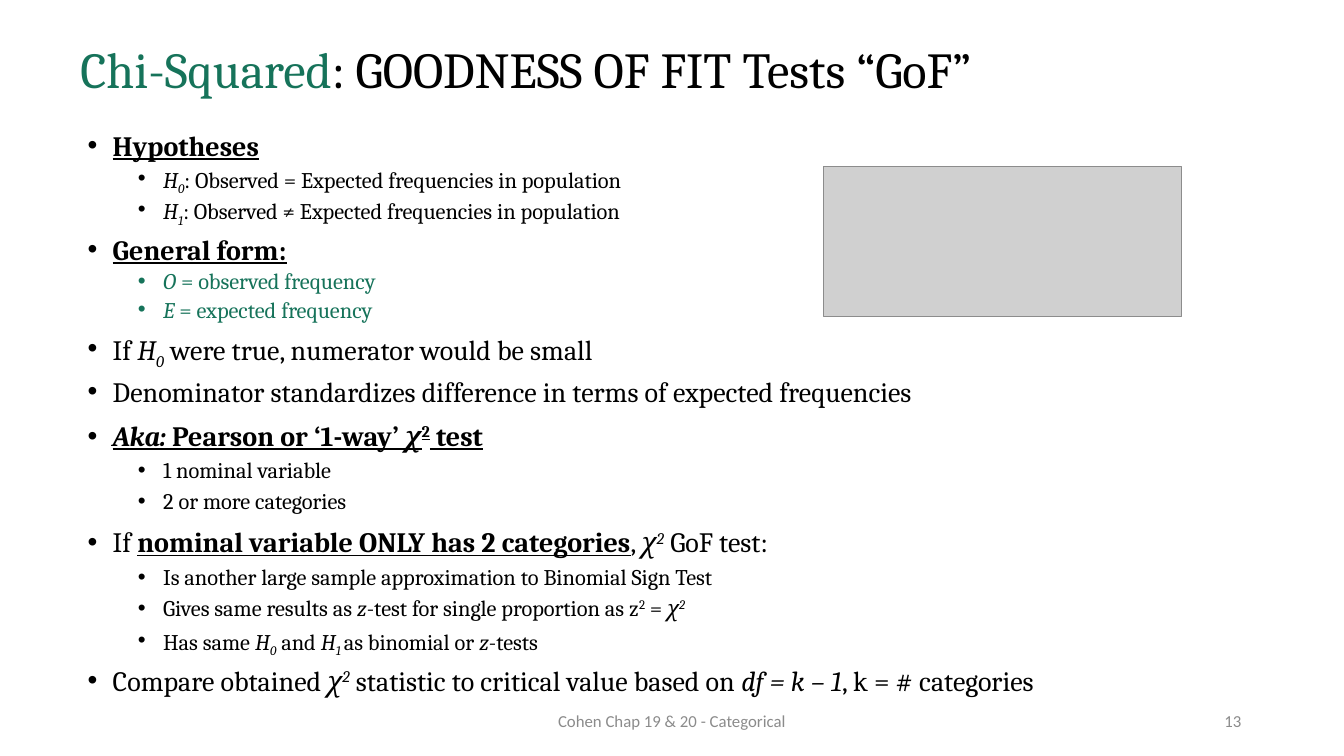
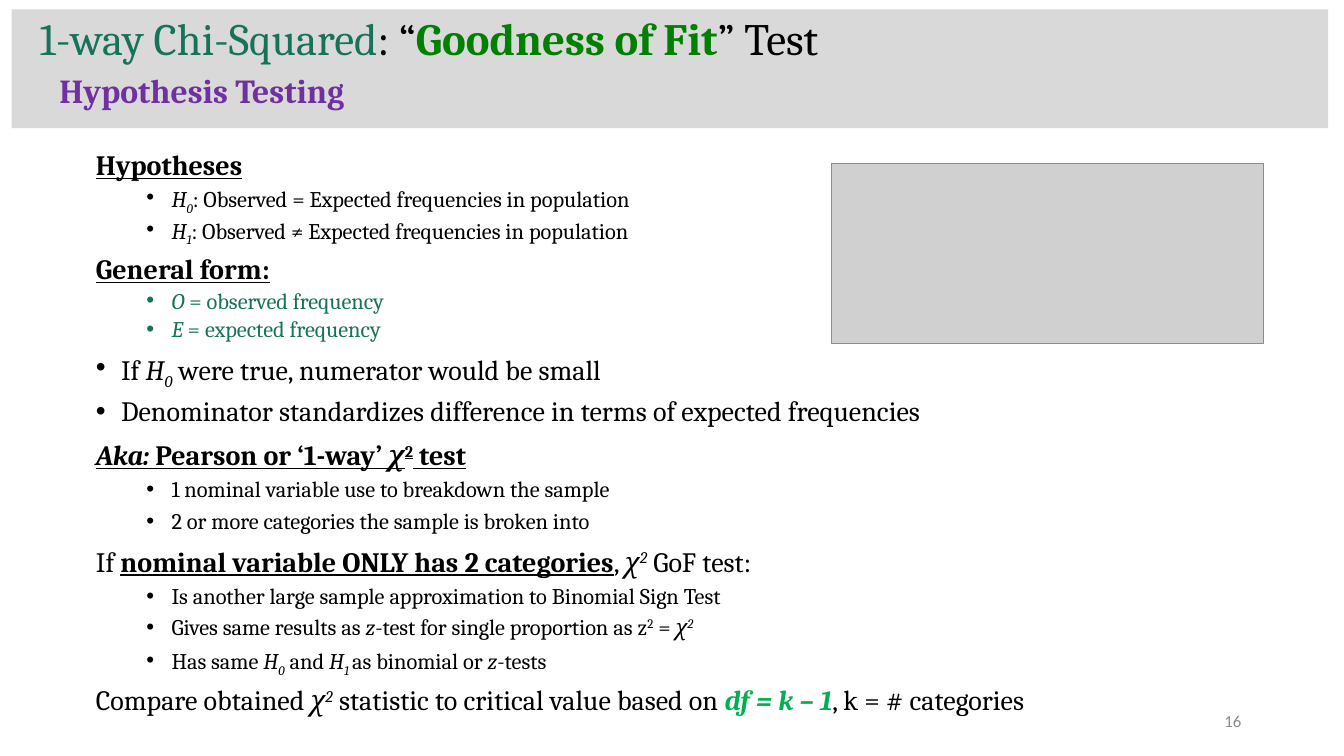
Before and after one commit to CEHS-research/PSY-6600_public, a slide deck: slide 16 of slides/Ch19-20_categorical.pptx (slide 13 before the commit). Drawn at 1344x756 pixels with LibreOffice and Linux fonts; fonts in the diff are those of the drawing; grey boxes stand for pictures. Boxes give left, top, right and bottom in pixels: in the first picture for what was removed or moved away, otherwise in the second. Text is boxed around its words. In the diff, an @@ line names an element or a change of style, - is before the commit and + after.

Commit message:
update chap 20

```diff
--- a/slides/Ch19-20_categorical.pptx
+++ b/slides/Ch19-20_categorical.pptx
@@ rectangle added at box(11, 9, 1328, 128), fill #D9D9D9 @@
@@ title at box(40, 23, 818, 111): text changed; size 36 to 32 pt; text colour #000000 to #7030A0; bold on @@
-Chi-Squared: GOODNESS OF FIT Tests “GoF”
+1-way Chi-Squared: “Goodness of Fit” Test
+Hypothesis Testing
@@ text "Hypotheses": place and size @@
-text "Hypotheses" at box(113, 136, 1033, 697)
+text "Hypotheses" at box(96, 155, 1024, 716)
@@ text at box(96, 155, 1024, 716): text colour #000000 to #00B050, bold on in "df = k – 1,"; bullet • to none @@
@@ picture: place and size @@
-picture at box(824, 166, 1183, 317)
+picture at box(832, 163, 1263, 344)
@@ text at box(172, 481, 610, 534): text changed @@
-  • 1 nominal variable
-  • 2 or more categories
+  • 1 nominal variable use to breakdown the sample
+  • 2 or more categories the sample is broken into
@@ text removed at box(558, 715, 786, 730) @@
-Cohen Chap 19 & 20 - Categorical
@@ page number at box(1224, 716, 1241, 727): text changed @@
-13
+16
```
Also in this commit, not shown: 22 other slides changed, 9 slides added, 2 slides removed, 1 other file.
